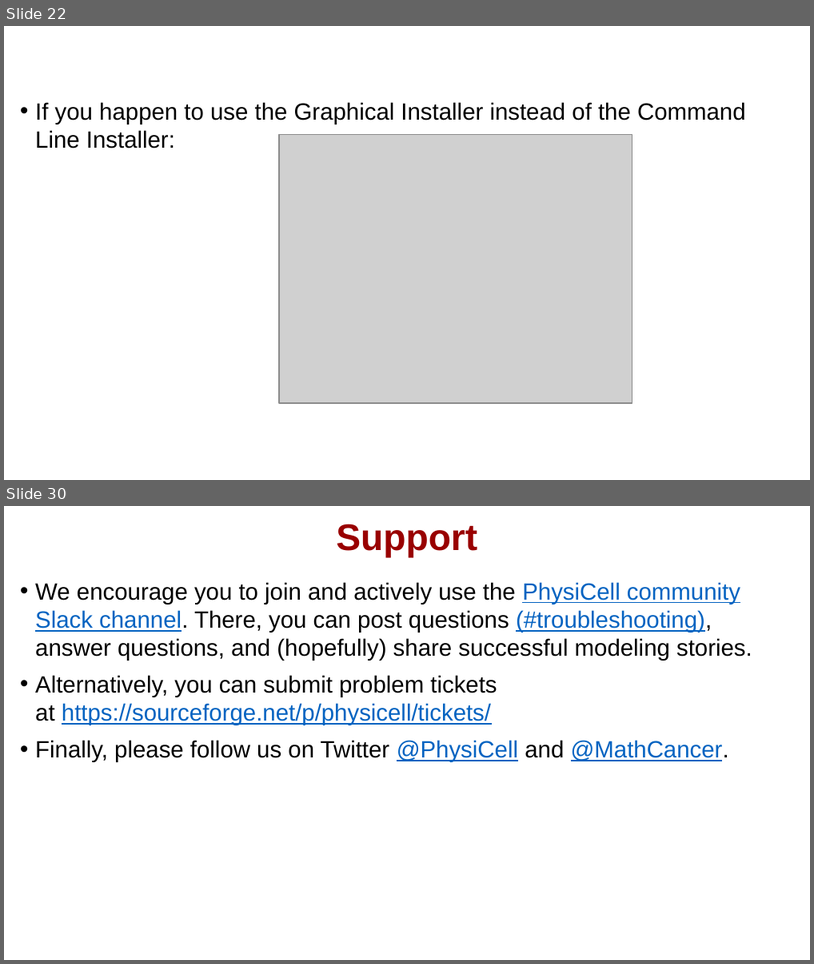
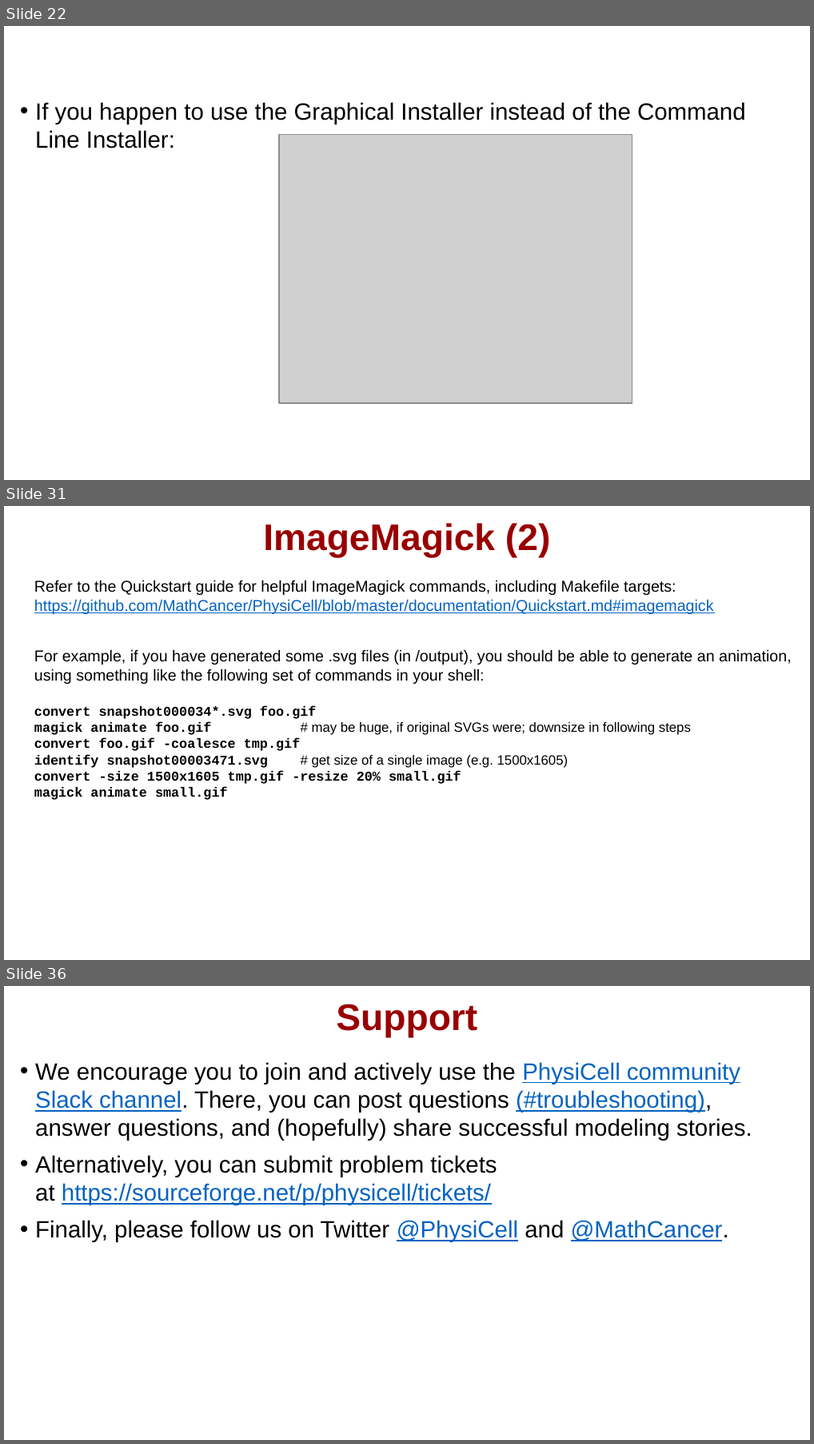
Before and after one commit to physicell-training/ws2021, a slide deck: pptx_source/PhysiCell_ws2021_macOS_setup.pptx. Shown one above the other, each under a label of ours: slides 22 and 30 before the commit, slides 22, 31 and 36 after it; the slides between them are not shown. The pictures are 814x964 and 814x1444 pixels, drawn with LibreOffice and Linux fonts; fonts in the diff are those of the drawing; grey boxes stand for pictures; background and template pictures are left out. Boxes give left, top, right and bottom in pixels: in the first picture for what was removed or moved away, otherwise in the second. Text is boxed around its words. In the diff, an @@ line names an element or a change of style, - is before the commit and + after.

```diff
--- a/pptx_source/PhysiCell_ws2021_macOS_setup.pptx
+++ b/pptx_source/PhysiCell_ws2021_macOS_setup.pptx
@@ slide 31 added at [4,506,810,960], background #FFFFFF @@
@@ title added at [263,523,550,558], 33 pt, text #990000, bold @@
+ImageMagick (2)
@@ text added at [34,580,792,800], 14 pt, text #000000 @@
+Refer to the Quickstart guide for helpful ImageMagick commands, including Makefile targets: https://github.com/MathCancer/PhysiCell/blob/master/documentation/Quickstart.md#imagemagick
+For example, if you have generated some .svg files (in /output), you should be able to generate an animation, using something like the following set of commands in your shell:
+convert snapshot000034*.svg foo.gif
+magick animate foo.gif # may be huge, if original SVGs were; downsize in following steps
+convert foo.gif -coalesce tmp.gif
+identify snapshot00003471.svg # get size of a single image (e.g. 1500x1605)
+convert -size 1500x1605 tmp.gif -resize 20% small.gif
+magick animate small.gif
@@ what was slide 30 is now slide 36 @@
```
Also in this commit, not shown: 22 slides changed, 5 other slides added.
